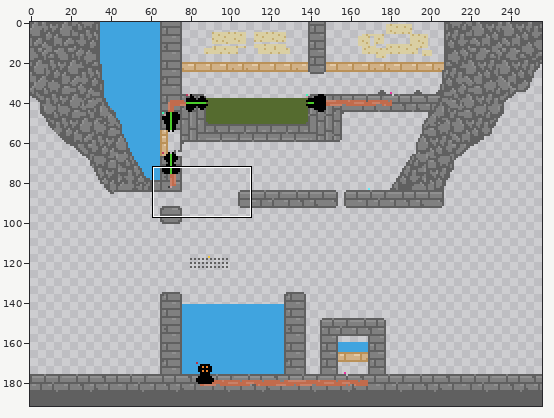
Two states of a pixel-art file, assets/levels/steam_jet.aseprite. Above: a wide view before the commit, with the close-up outlined.
Close-up. Before:
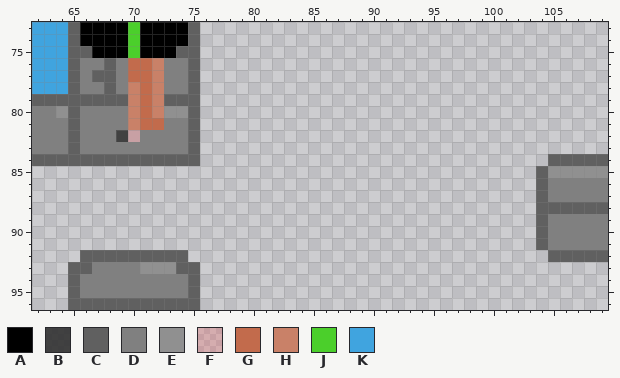
256x192 pixels, 1 frame. Shown: x 62..109, y 73..96.
Visible layers, top first: "structures", "copper", "texture", "water".
Palette (. is transparent): A #000000  B #323232e7  C #606060  D #808080  E #909090  F #ff000028  G #c26b4c  H #c98168  J #4bcf2b  K #40a4df
Pixels before, first column x 62:
73 KKKCAAAAJAAAAC..................................
74 KKKCAAAAJAAAAC..................................
75 KKKCCAAAJAAACC..................................
76 KKKCDDCDGGHDDC..................................
77 KKKCDCCDGGHDDC..................................
78 KKKCDDCDHGHDDC..................................
79 CCCCCCCCHGHCCC..................................
80 DDECDDDDHGHEEC..................................
81 DDDCDDDDHGGDDC..................................
82 DDDCDDDBFDDDDC..................................
83 DDDCDDDDDDDDDC..................................
84 CCCCCCCCCCCCCC.............................CCCCC
85 ..........................................CEEEEE
86 ..........................................CDDDDD
87 ..........................................CDDDDD
88 ..........................................CCCCCC
89 ..........................................CDDDDD
90 ..........................................CDDDDD
91 ..........................................CDDDDD
92 ....CCCCCCCCC..............................CCCCC
93 ...CCDDDDEEECC..................................
94 ...CDDDDDDDDDC..................................
95 ...CDDDDDDDDDC..................................
96 ...CCCCCCCCCCC..................................
The result:
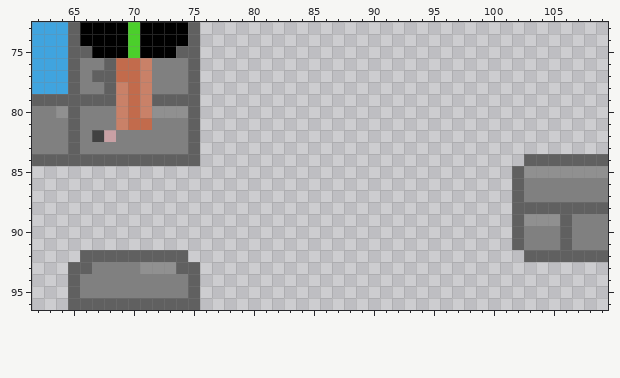
The author wrote: tweak level steam_jet Signed-off-by: szdytom <szdytom@qq.com>
Edits made:
Layers "structures", "copper", "texture":
The author changed colour D to colour B in row 82 at x 67.
Colour C now appears in row 84 at x 103 to 104; in rows 85 to 87 at x 102; in row 88 at x 102 to 103; in rows 89 to 91 at x 102; in row 92 at x 103 to 104.
The author changed colour D to colour C in rows 89 to 91 at x 106.
The author changed colour H to colour C in row 79 at x 72.
Colour D now appears in rows 86 to 87 at x 103; in rows 90 to 91 at x 103.
The author changed colour B to colour D in row 82 at x 69.
The author changed colour C to colour D in rows 86 to 87 at x 104; in rows 90 to 91 at x 104.
The author changed colour F to colour D in row 82 at x 70.
The author changed colour G to colour D in row 81 at x 72.
The author changed colour H to colour D in rows 76 to 78 at x 72.
Colour E now appears in row 85 at x 103; in row 89 at x 103.
The author changed colour C to colour E in row 85 at x 104; in row 89 at x 104.
The author changed colour D to colour E in row 89 at x 105.
The author changed colour H to colour E in row 80 at x 72.
The author changed colour D to colour F in row 82 at x 68.
The author changed colour D to colour G in rows 76 to 77 at x 69.
The author changed colour H to colour G in rows 78 to 81 at x 70.
The author changed colour C to colour H in row 79 at x 69.
The author changed colour D to colour H in row 78 at x 69; in rows 80 to 81 at x 69.
The author changed colour G to colour H in rows 76 to 80 at x 71.
Changed places in both close-ups, as pixel boxes (x1, y1, x2, y2):
changed: (92, 58, 164, 142)
changed: (512, 154, 572, 262)
